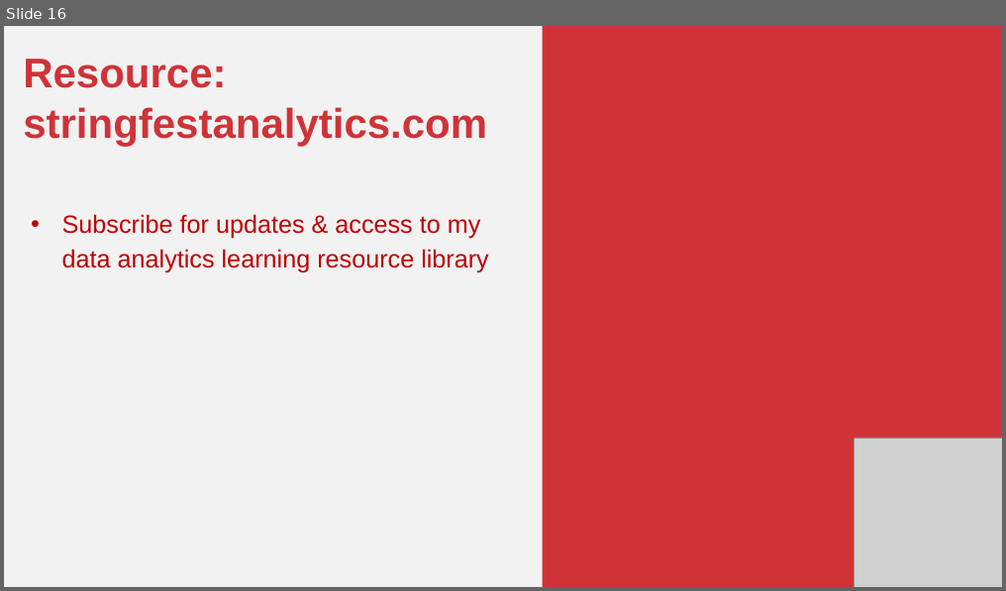
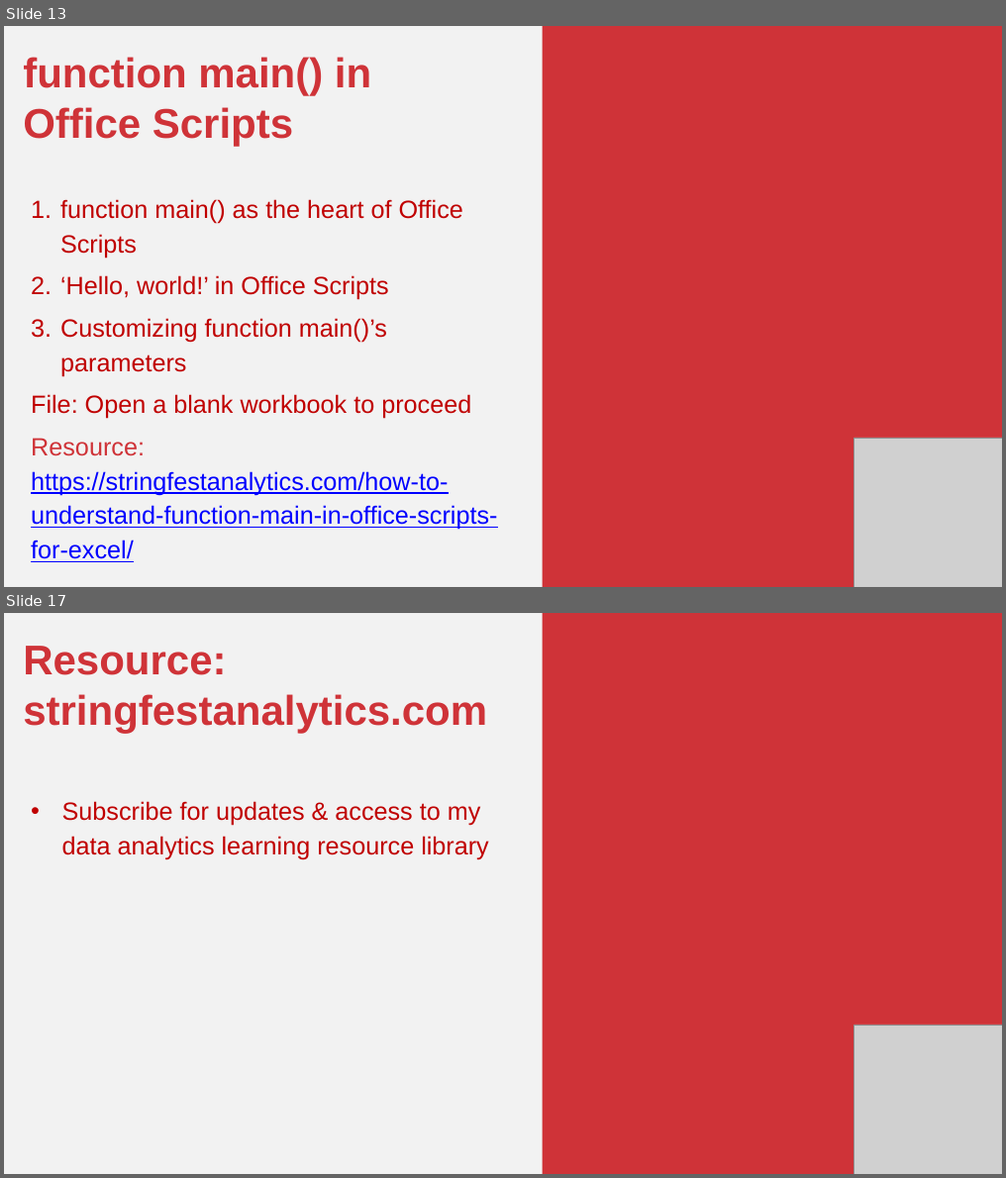
Before and after one commit to stringfestdata/first-steps-office-scripts, a slide deck: first-steps-office-scripts.pptx. Shown one above the other, each under a label of ours: slide 16 before the commit, slides 13 and 17 after it; the slides between them are not shown. The pictures are 1006x591 and 1006x1178 pixels, drawn with LibreOffice and Linux fonts; fonts in the diff are those of the drawing; grey boxes stand for pictures. Boxes give left, top, right and bottom in pixels: in the first picture for what was removed or moved away, otherwise in the second. Text is boxed around its words. In the diff, an @@ line names an element or a change of style, - is before the commit and + after.

```diff
--- a/first-steps-office-scripts.pptx
+++ b/first-steps-office-scripts.pptx
@@ slide 13 added at (x1=4, y1=26, x2=1002, y2=587), background #F2F2F2 @@
@@ rectangle added at (x1=542, y1=26, x2=1002, y2=587), fill #CF3338 @@
@@ text added at (x1=23, y1=57, x2=497, y2=530), 36 pt, text #C00000 @@
+function main() in Office Scripts
+1. function main() as the heart of Office Scripts
+2. ‘Hello, world!’ in Office Scripts
+3. Customizing function main()’s parameters
+File: Open a blank workbook to proceed
+Resource: https://stringfestanalytics.com/how-to-understand-function-main-in-office-scripts-for-excel/
@@ picture added at (x1=854, y1=438, x2=1002, y2=587) @@
@@ what was slide 16 is now slide 17 @@
```
Also in this commit, not shown: 2 slides changed, 10 other slides added, 10 slides removed, 3 other files.
